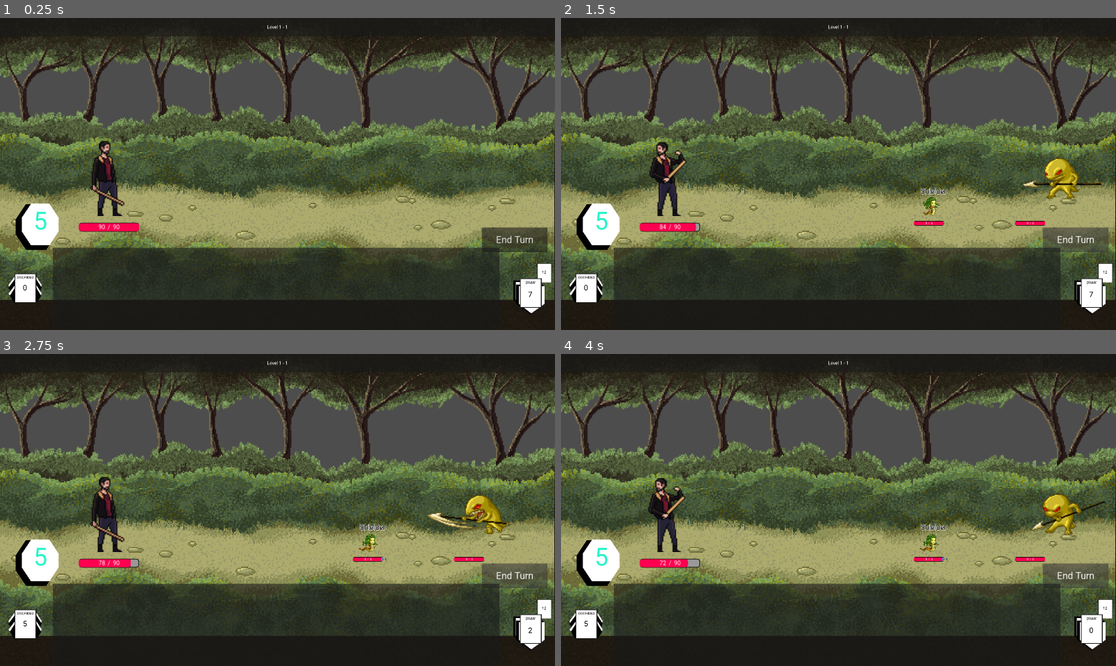
Above: before the commit, frames 1-4 (two rows, left to right).
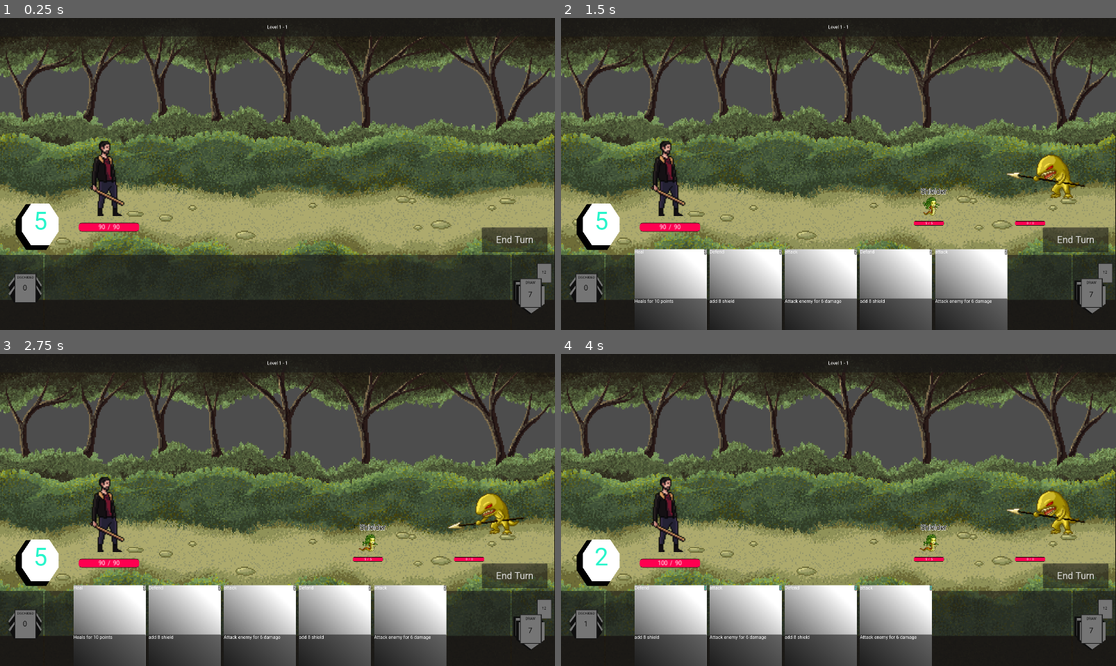
Above: after the commit, the same moments.

Repository: Leosten/card-game
Game: Godot game, scene res://main.tscn
Same seed, same stepped clock (60 frames per second), same inputs: the game is played once before the commit and once after it.
Inputs (mouse positions are in pixels of both pictures, inside the frame that each line leads up to):
- Up to frame 1 (0.25 s): no input
- Up to frame 2 (1.5 s): click (677, 292) at 0.52 s; click "End Turn" at 1.25 s
- Up to frame 3 (2.75 s): click "End Turn" at 2 s
- Up to frame 4 (4 s): click (672, 634) at 2.77 s; click "End Turn" at 3.5 s

The runs differ from the first frame. In frame 1, 4.3% of the frame differs, in the area x 0-100%, y 73-95%; in frame 2, 21%, in the area x 0-100%, y 39-100%; in frame 3, 20%; in frame 4, 18%.

Commit message:
ui cards fix and hud

Diff:
--- a/View/Cards/CardHandHud.tscn
+++ b/View/Cards/CardHandHud.tscn
@@ -9,9 +9,22 @@
 font_size = 65
 font_color = Color(0, 0, 0, 1)
 
-[node name="CardHandHud" type="CanvasLayer" unique_id=876026157]
-follow_viewport_enabled = true
+[node name="CardHandHud" type="Control" unique_id=1630616989]
+layout_mode = 3
+anchors_preset = 15
+anchor_right = 1.0
+anchor_bottom = 1.0
+grow_horizontal = 2
+grow_vertical = 2
 script = ExtResource("1_euu8e")
+
+[node name="HudRoot" type="Control" parent="." unique_id=1323602937]
+layout_mode = 1
+anchors_preset = 15
+anchor_right = 1.0
+anchor_bottom = 1.0
+grow_horizontal = 2
+grow_vertical = 2
 
 [node name="DeckCard" parent="." unique_id=1429276712 instance=ExtResource("4_kmdh1")]
 position = Vector2(1885, 888)
@@ -33,61 +46,49 @@
 position = Vector2(92, 933)
 scale = Vector2(0.3, 0.3)
 
-[node name="CardHand" type="PanelContainer" parent="." unique_id=315156655]
-anchors_preset = -1
-anchor_top = 0.74200004
+[node name="CardHudContainer" type="HBoxContainer" parent="." unique_id=434377974]
+layout_mode = 1
+anchors_preset = 12
+anchor_top = 1.0
 anchor_right = 1.0
 anchor_bottom = 1.0
-offset_left = 183.0
-offset_top = -6.3600464
-offset_right = -192.0
+offset_top = -260.0
+grow_horizontal = 2
 grow_vertical = 0
-size_flags_horizontal = 3
 
-[node name="HandAnchor" type="Control" parent="CardHand" unique_id=1821967103]
+[node name="DiscardWindow" type="PanelContainer" parent="CardHudContainer" unique_id=1598571407]
+custom_minimum_size = Vector2(150, 100)
 layout_mode = 2
 
-[node name="DrawWindow" type="PanelContainer" parent="." unique_id=1253960168]
-visible = false
-custom_minimum_size = Vector2(100, 0)
-anchors_preset = -1
-anchor_right = 0.9990001
-anchor_bottom = 1.0
-offset_left = 1733.0
-offset_top = 794.0
-offset_right = -7.080078
-offset_bottom = -1.0
-
-[node name="CenterContainer" type="CenterContainer" parent="DrawWindow" unique_id=1178455422]
+[node name="CenterContainer" type="CenterContainer" parent="CardHudContainer/DiscardWindow" unique_id=257288469]
 layout_mode = 2
 
-[node name="DrawPicture" type="TextureRect" parent="DrawWindow/CenterContainer" unique_id=1305357573]
+[node name="DiscardPicture" type="TextureRect" parent="CardHudContainer/DiscardWindow/CenterContainer" unique_id=380173707]
 layout_mode = 2
 
-[node name="DrawCount" type="Label" parent="DrawWindow/CenterContainer/DrawPicture" unique_id=1939728020]
+[node name="DiscardCount" type="Label" parent="CardHudContainer/DiscardWindow/CenterContainer/DiscardPicture" unique_id=2064639469]
 layout_mode = 0
 offset_right = 40.0
 offset_bottom = 19.0
 
-[node name="DiscardWindow" type="PanelContainer" parent="." unique_id=1598571407]
-visible = false
-custom_minimum_size = Vector2(100, 0)
-anchors_preset = 15
-anchor_right = 1.0
-anchor_bottom = 1.0
-offset_left = 1.0
-offset_top = 795.0
-offset_right = -1741.0
-grow_horizontal = 2
-grow_vertical = 2
+[node name="CardHand" type="PanelContainer" parent="CardHudContainer" unique_id=315156655]
+layout_mode = 2
+size_flags_horizontal = 3
 
-[node name="CenterContainer" type="CenterContainer" parent="DiscardWindow" unique_id=257288469]
+[node name="HandAnchor" type="Control" parent="CardHudContainer/CardHand" unique_id=1821967103]
 layout_mode = 2
 
-[node name="DiscardPicture" type="TextureRect" parent="DiscardWindow/CenterContainer" unique_id=380173707]
+[node name="DrawWindow" type="PanelContainer" parent="CardHudContainer" unique_id=1253960168]
+custom_minimum_size = Vector2(150, 0)
 layout_mode = 2
 
-[node name="DiscardCount" type="Label" parent="DiscardWindow/CenterContainer/DiscardPicture" unique_id=2064639469]
+[node name="CenterContainer" type="CenterContainer" parent="CardHudContainer/DrawWindow" unique_id=1178455422]
+layout_mode = 2
+
+[node name="DrawPicture" type="TextureRect" parent="CardHudContainer/DrawWindow/CenterContainer" unique_id=1305357573]
+layout_mode = 2
+
+[node name="DrawCount" type="Label" parent="CardHudContainer/DrawWindow/CenterContainer/DrawPicture" unique_id=1939728020]
 layout_mode = 0
 offset_right = 40.0
 offset_bottom = 19.0
--- a/View/Cards/card_hud.gd
+++ b/View/Cards/card_hud.gd
@@ -1,4 +1,4 @@
-extends CanvasLayer
+extends Control
 
 signal card_clicked(card_data: CardData)
 
@@ -23,8 +23,8 @@
 var enemy_turn = false
 var card_hand_size
 
-@onready var cardhandhud = $CardHand.size
-@onready var card_hand_anchor = $CardHand/HandAnchor
+@onready var cardhandhud = $CardHudContainer/CardHand.size
+@onready var card_hand_anchor = $CardHudContainer/CardHand/HandAnchor
 
 func _ready() -> void:
 	card_animation_manager = CardAnimationManager.new()
--- a/battle.gd
+++ b/battle.gd
@@ -17,9 +17,9 @@
 var viewport_size
 var enemy_positions : Array[Area2D] = []
 
-@onready var card_hand_hud = $CardHandHud
+@onready var card_hand_hud = $Hud/HudRoot/CardHandHud
 @onready var mana_window = $ManaWindow
-@onready var level_display = $BattleStats/HBoxContainer/PanelContainer/MarginContainer/CurrentLevelLabel
+@onready var level_display = $Hud/HudRoot/BattleStats/HBoxContainer/PanelContainer/MarginContainer/CurrentLevelLabel
 
 var card_clicked: CardData = null
 
--- a/battle.tscn
+++ b/battle.tscn
@@ -13,8 +13,6 @@
 
 [node name="BattleFieldView" parent="." unique_id=419790207 instance=ExtResource("2_7sfm4")]
 
-[node name="CardHandHud" parent="." unique_id=1336641316 instance=ExtResource("1_oxp8w")]
-
 [node name="ManaWindow" parent="." unique_id=1224726459 instance=ExtResource("3_i431l")]
 position = Vector2(197, 711)
 
@@ -26,13 +24,26 @@
 theme = SubResource("Theme_ekkti")
 text = "End Turn"
 
-[node name="BattleStats" type="Control" parent="." unique_id=693394014]
+[node name="Hud" type="CanvasLayer" parent="." unique_id=1110246118]
+
+[node name="HudRoot" type="Control" parent="Hud" unique_id=364975326]
 layout_mode = 3
-anchors_preset = 0
-offset_right = 1920.0
-offset_bottom = 64.0
+anchors_preset = 15
+anchor_right = 1.0
+anchor_bottom = 1.0
+grow_horizontal = 2
+grow_vertical = 2
 
-[node name="HBoxContainer" type="HBoxContainer" parent="BattleStats" unique_id=1387927241]
+[node name="CardHandHud" parent="Hud/HudRoot" unique_id=1336641316 instance=ExtResource("1_oxp8w")]
+layout_mode = 1
+
+[node name="BattleStats" type="Control" parent="Hud/HudRoot" unique_id=693394014]
+layout_mode = 1
+anchor_right = 1.0
+anchor_bottom = 0.059000004
+offset_bottom = 0.27999496
+
+[node name="HBoxContainer" type="HBoxContainer" parent="Hud/HudRoot/BattleStats" unique_id=1387927241]
 layout_mode = 1
 anchors_preset = 15
 anchor_right = 1.0
@@ -40,14 +51,14 @@
 grow_horizontal = 2
 grow_vertical = 2
 
-[node name="PanelContainer" type="PanelContainer" parent="BattleStats/HBoxContainer" unique_id=777844803]
+[node name="PanelContainer" type="PanelContainer" parent="Hud/HudRoot/BattleStats/HBoxContainer" unique_id=777844803]
 layout_mode = 2
 size_flags_horizontal = 3
 
-[node name="MarginContainer" type="CenterContainer" parent="BattleStats/HBoxContainer/PanelContainer" unique_id=1300496090]
+[node name="MarginContainer" type="CenterContainer" parent="Hud/HudRoot/BattleStats/HBoxContainer/PanelContainer" unique_id=1300496090]
 layout_mode = 2
 
-[node name="CurrentLevelLabel" type="Label" parent="BattleStats/HBoxContainer/PanelContainer/MarginContainer" unique_id=101475463]
+[node name="CurrentLevelLabel" type="Label" parent="Hud/HudRoot/BattleStats/HBoxContainer/PanelContainer/MarginContainer" unique_id=101475463]
 layout_mode = 2
 text = "Level 1-1"
 
